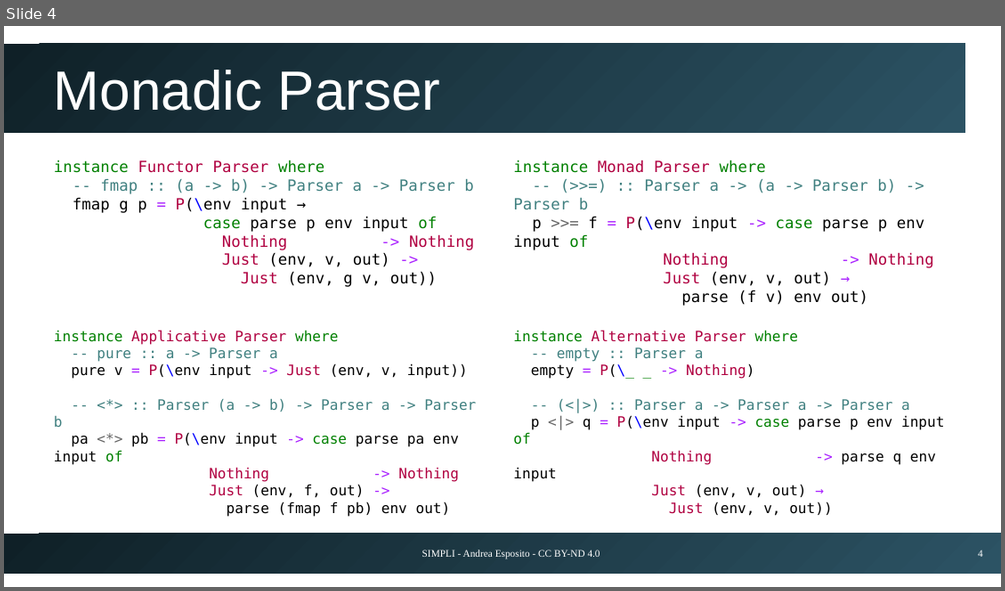
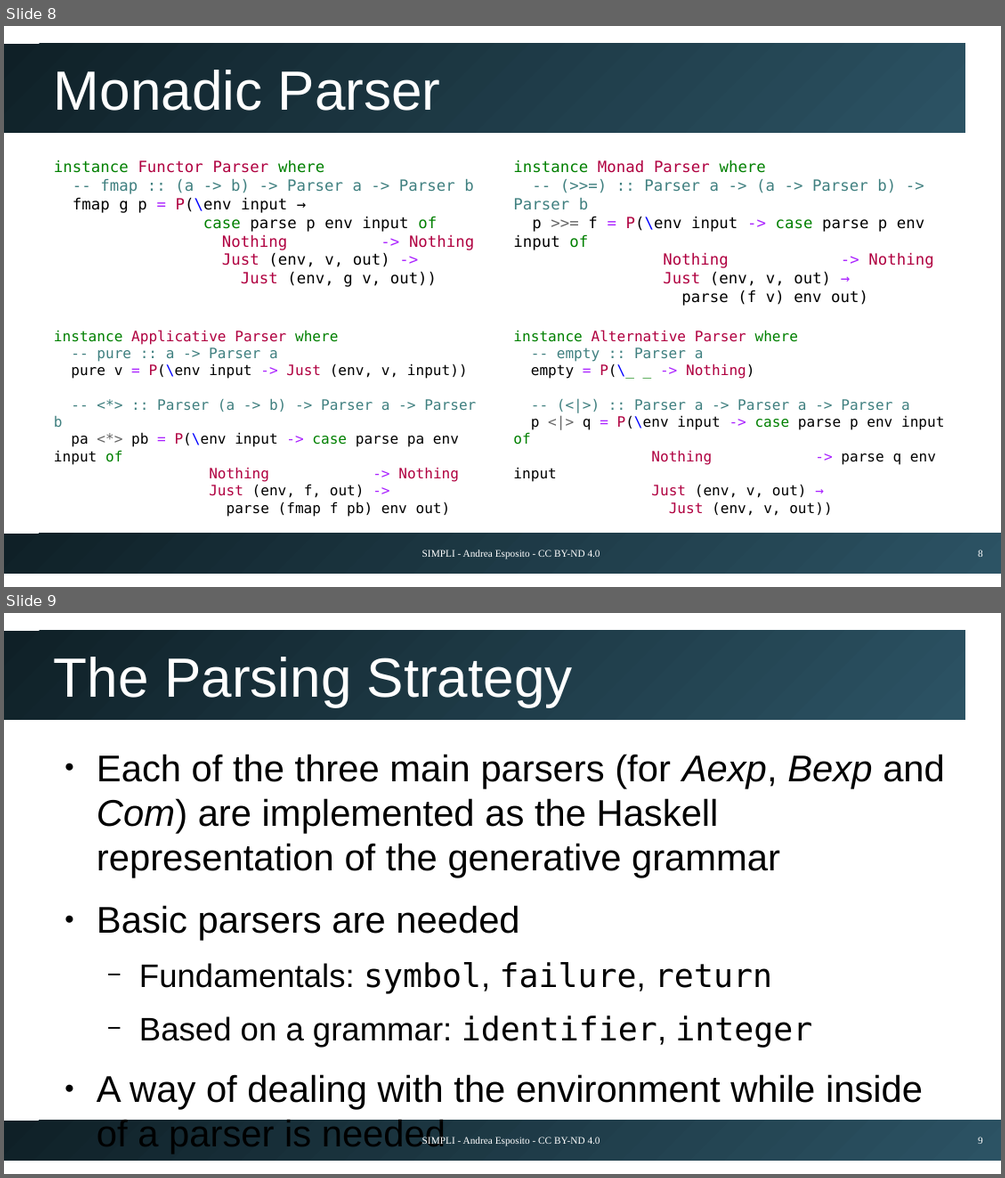
Before and after one commit to espositoandrea/simpli, a slide deck: docs/presentation.odp. Shown one above the other, each under a label of ours: slide 4 before the commit, slides 8 and 9 after it. The pictures are 1005x591 and 1005x1178 pixels, drawn with LibreOffice and Linux fonts; fonts in the diff are those of the drawing. Boxes give left, top, right and bottom in pixels: in the first picture for what was removed or moved away, otherwise in the second. Text is boxed around its words. In the diff, an @@ line names an element or a change of style, - is before the commit and + after.

```diff
--- a/docs/presentation.odp
+++ b/docs/presentation.odp
@@ slide 9 added at bbox=[4, 613, 1001, 1174], background #FFFFFF; not listed: 2 template elements that a slide beside it also shows @@
@@ title added at bbox=[54, 657, 573, 707], 44 pt, text #FFFFFF @@
+The Parsing Strategy
@@ text added at bbox=[97, 754, 945, 1153], 29.6 pt, text #000000 @@
+● Each of the three main parsers (for Aexp, Bexp and Com) are implemented as the Haskell representation of the generative grammar
+● Basic parsers are needed
+  − Fundamentals: symbol, failure, return
+  − Based on a grammar: identifier, integer
+● A way of dealing with the environment while inside of a parser is needed
@@ text added at bbox=[422, 1135, 600, 1145], 8 pt, text #FFFFFF @@
+SIMPLI - Andrea Esposito - CC BY-ND 4.0
@@ page number added at bbox=[978, 1136, 983, 1143], 8 pt, text #FFFFFF @@
+9
@@ what was slide 4 is now slide 8 @@
@@ page number at bbox=[978, 549, 983, 556]: text changed @@
-4
+8
```
Also in this commit, not shown: 1 slide changed, 12 other slides added.
